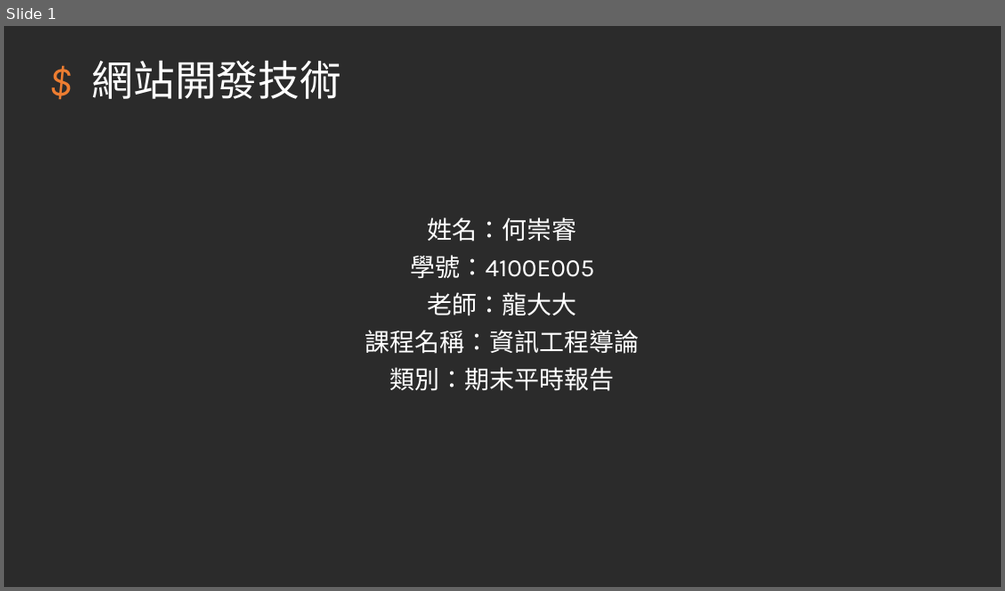
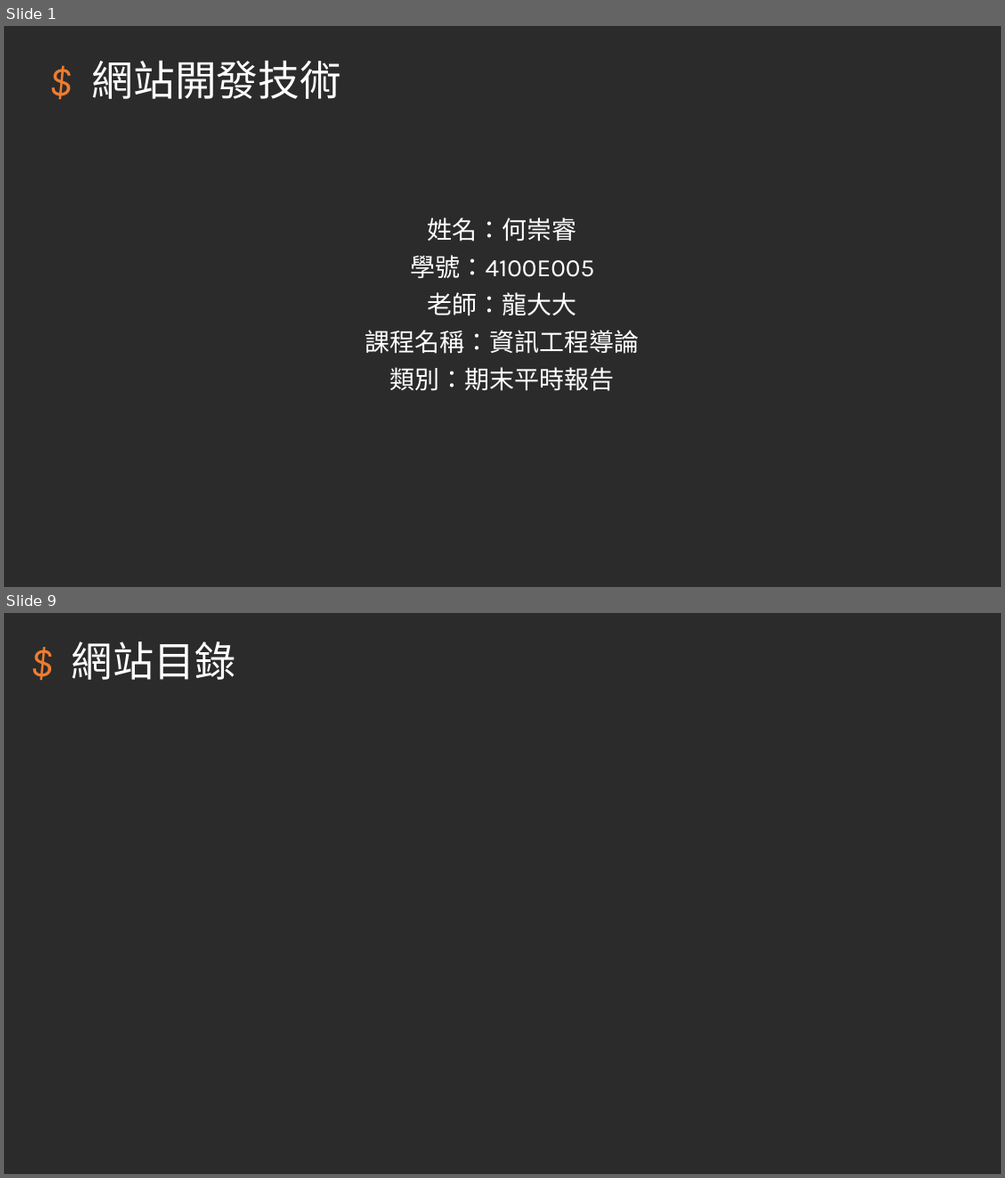
Before and after one commit to hehank/KSU_Class, a slide deck: 報告/網站開發技術_期末報告.pptm. Shown one above the other, each under a label of ours: slide 1 before the commit, slides 1 and 9 after it; the slides between them are not shown. The pictures are 1005x591 and 1005x1178 pixels, drawn with LibreOffice and Linux fonts; fonts in the diff are those of the drawing; background and template pictures are left out; a plain dark background stands for a picture behind light text. Boxes give left, top, right and bottom in pixels: in the first picture for what was removed or moved away, otherwise in the second. Text is boxed around its words. In the diff, an @@ line names an element or a change of style, - is before the commit and + after.

```diff
--- a/報告/網站開發技術_期末報告.pptm
+++ b/報告/網站開發技術_期末報告.pptm
@@ slide 9 added at (4,613,1001,1174), background picture (left out) @@
@@ title added at (72,641,236,680), 39.6 pt, text #FFFFFF @@
+$ 網站目錄
```
Also in this commit, not shown: 11 other slides added, 9 slides removed.
